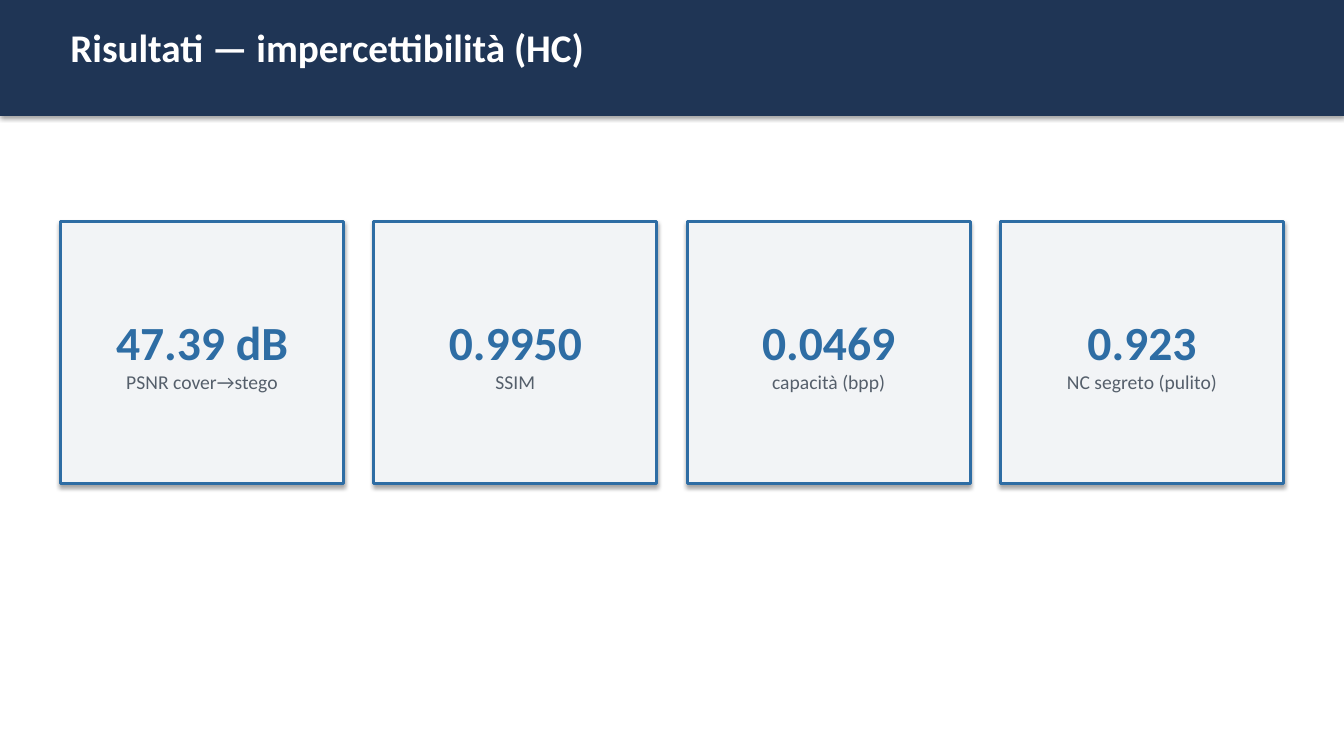
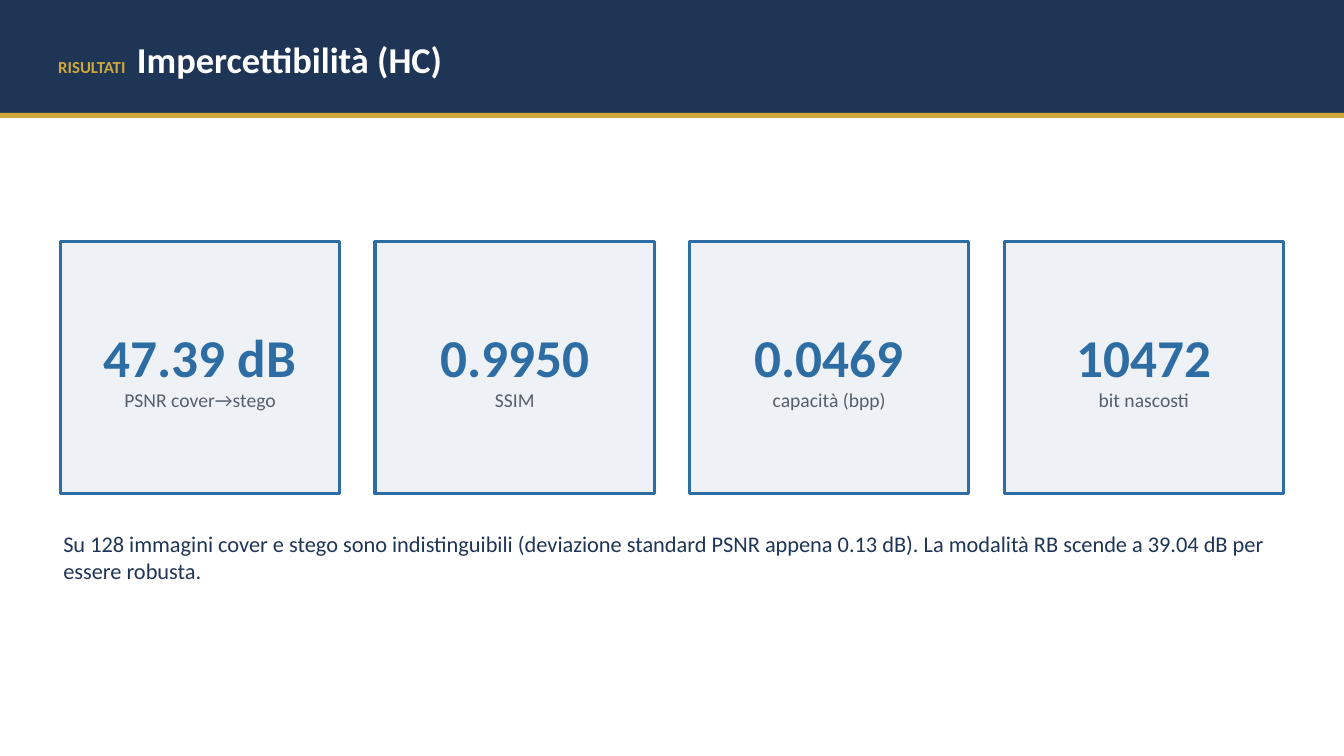
Before and after one commit to elmachico01/SVD_Claude, a slide deck: slide 9 of docs/presentazione.pptx. Drawn at 1344x756 pixels with LibreOffice and Linux fonts; fonts in the diff are those of the drawing. Boxes give left, top, right and bottom in pixels: in the first picture for what was removed or moved away, otherwise in the second. Text is boxed around its words. In the diff, an @@ line names an element or a change of style, - is before the commit and + after.

```diff
--- a/docs/presentazione.pptx
+++ b/docs/presentazione.pptx
@@ rectangle at bbox=[0, 0, 1344, 113]: shadow off @@
@@ text "RISULTATI Impercettibilità (HC)" at bbox=[58, 46, 442, 79]: vertical alignment top to middle @@
@@ text at bbox=[58, 46, 442, 79]: text changed; size 28 to 26 pt @@
-Risultati — impercettibilità (HC)
+RISULTATI Impercettibilità (HC)
@@ rectangle added at bbox=[0, 113, 1344, 118], fill #CFA83C @@
@@ rectangle removed at bbox=[1000, 222, 1284, 484] @@
-0.923
-NC segreto (pulito)
@@ fill #F2F4F6 to #EEF2F6; outline #2E6DA4 2 pt to #2E6DA4 2.25 pt; shadow off in 3 elements at bbox=[690, 242, 969, 494], bbox=[375, 242, 654, 494], bbox=[60, 242, 340, 494] @@
@@ rectangle "47.39 dB": place and size @@
-rectangle "47.39 dB" at bbox=[60, 222, 344, 484]
+rectangle "47.39 dB" at bbox=[60, 242, 340, 494]
@@ rectangle "0.9950": place and size @@
-rectangle "0.9950" at bbox=[374, 222, 657, 484]
+rectangle "0.9950" at bbox=[375, 242, 654, 494]
@@ rectangle "0.0469": place and size @@
-rectangle "0.0469" at bbox=[688, 222, 971, 484]
+rectangle "0.0469" at bbox=[690, 242, 969, 494]
@@ rectangle added at bbox=[1004, 242, 1284, 494], fill #EEF2F6, outline #2E6DA4 2.25 pt, 14 pt, text #555F6B @@
+10472
+bit nascosti
@@ text in rectangle at bbox=[104, 339, 296, 378]: size 34 to 38 pt in "47.39 dB" @@
@@ text in rectangle at bbox=[440, 342, 589, 378]: size 34 to 38 pt in "0.9950" @@
@@ text in rectangle at bbox=[755, 340, 904, 378]: size 34 to 38 pt in "0.0469" @@
@@ text added at bbox=[63, 536, 1264, 579], 16 pt, text #1F3555 @@
+Su 128 immagini cover e stego sono indistinguibili (deviazione standard PSNR appena 0.13 dB). La modalità RB scende a 39.04 dB per essere robusta.
```
Also in this commit, not shown: 7 other slides changed, 5 slides added, 8 slides removed, 5 other files.
